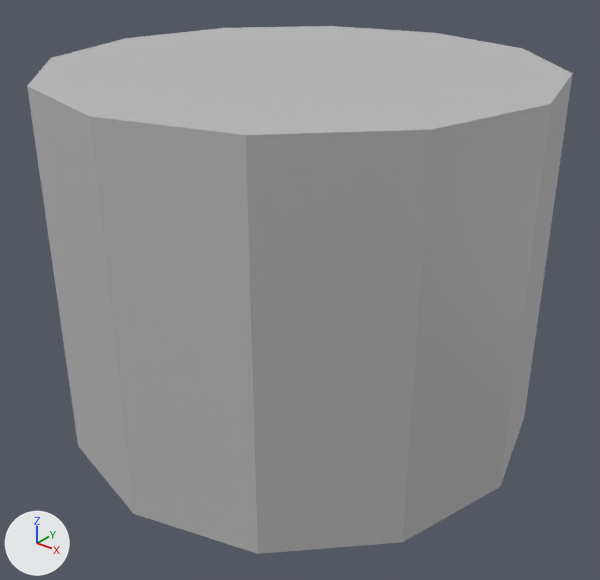
What one commit did to the FBX model Unity_Project/Project_Mathieu_Fournier/Assets/ArtWork/CharacterFlee.fbx.
Rendered twice from a 50 mm camera at (1.206, -1.51, 1.266) aimed at (0.031, -0.041, 0.356). The lights are fixed; the arrows at lower left show +X, +Y and +Z. Where no turn or scale is listed for an object, it has been applied to the vertices.

Objects in the first picture: 'CharacterFlee'.
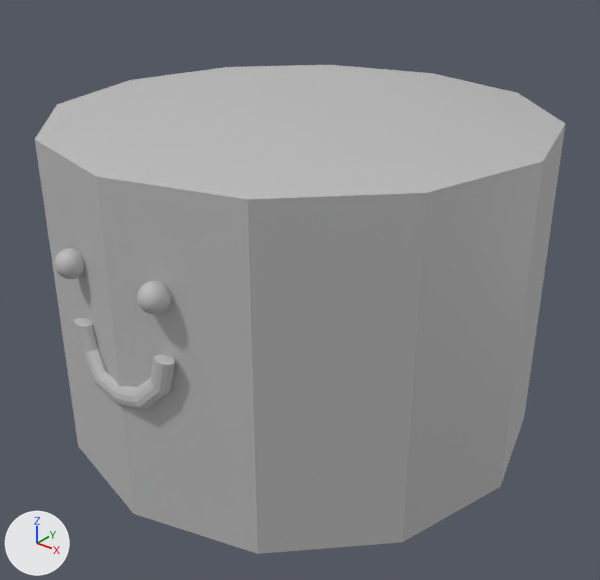
Where the change shows, as pixel boxes [x1, y1, x2, y2] in the pictures (600 x 580 px; the box of a moved part takes in the faces that stretch with it):
'CharacterFlee', reshaped (7% shorter): before [27, 26, 573, 554]; after [35, 65, 565, 554]
part 1 of me_mesh, added: after [54, 248, 85, 279]
part 2 of me_mesh, added: after [137, 281, 171, 314]
part 3 of me_mesh, added: after [73, 318, 175, 410]
part 4 of me_mesh, moved or reshaped: before [27, 26, 573, 429]; after [35, 65, 565, 429]

What the commit changed:
me_mesh is used by ob_characterflee; location (0.0, 0.0, 0.0).
Verts and faces of me_mesh; kept vertices keep their numbers, new ones are numbered from 26.
Before the commit, vertices of me_mesh: 12 (0.52, 0.3, 0.9) at pixel (572, 73), 13 (0.3, 0.52, 0.9) at pixel (522, 48), 14 (0.0, 0.6, 0.9) at pixel (435, 32), 15 (-0.3, 0.52, 0.9) at pixel (331, 26), 16 (-0.52, 0.3, 0.9) at pixel (224, 27).
Before the commit, vertices of me_mesh: 17 (-0.6, 0.0, 0.9) at pixel (125, 38), 18 (-0.52, -0.3, 0.9) at pixel (50, 57), 19 (-0.3, -0.52, 0.9) at pixel (27, 85), 20 (0.0, -0.6, 0.9) at pixel (89, 116), 21 (0.3, -0.52, 0.9) at pixel (245, 135).
Before the commit, vertices of me_mesh: 22 (0.52, -0.3, 0.9) at pixel (431, 129), 23 (0.6, 0.0, 0.9) at pixel (550, 103).
me_mesh had 26 vertices, 36 faces and spanned x -0.6..0.6, y -0.6..0.6, z 0.0..0.9.
me_mesh now has 876 vertices, 932 faces and spans x -0.6..0.6, y -0.617..0.6, z 0.0..0.9.
me_mesh part 1: a new loose piece, a UV sphere (20 segments, 20 rings, poles along z) spanning x -0.168..-0.105, y -0.617..-0.553, z 0.539..0.603, in mat_lambert1 (grey #bcbcbc).
me_mesh part 2: a new loose piece, a UV sphere (20 segments, 20 rings, poles along z) spanning x 0.083..0.147, y -0.617..-0.553, z 0.539..0.603, in mat_lambert1 (grey #bcbcbc).
me_mesh part 3: a new loose piece of 86 vertices spanning x -0.149..0.149, y -0.611..-0.565, z 0.287..0.443, in mat_lambert1 (grey #bcbcbc).
Part 4, on me_mesh:
Vertices 12 to 23 move by (0.0, 0.0, -0.111).
